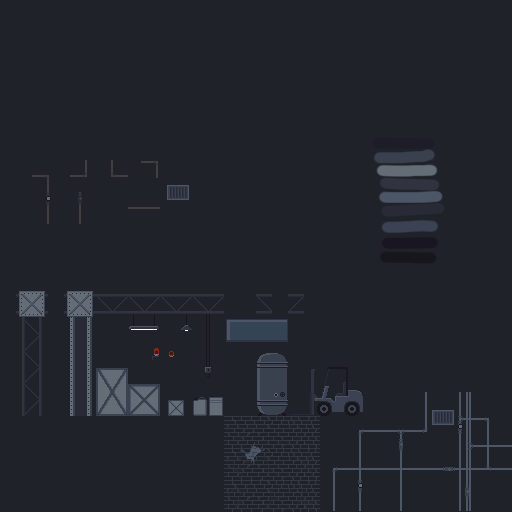
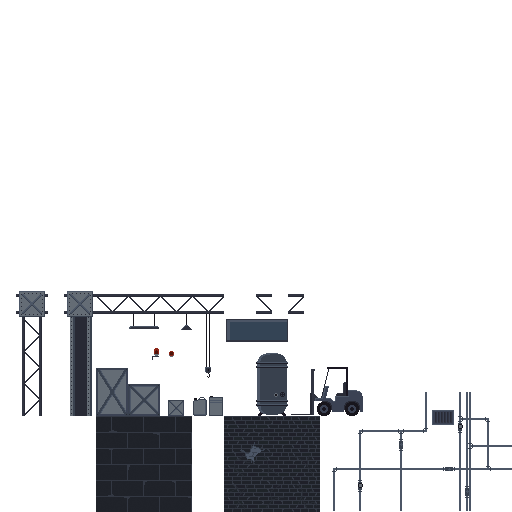
Layered file, before and after one edit (512 x 512). Changes by layer:
removed layer "colors" over [left=207, top=133, right=475, bottom=268]
removed layer "Layer 12" from group "Modular mini pipe" over [left=70, top=160, right=88, bottom=178]
removed layer "Layer 6 copy" from group "Modular mini pipe" over [left=110, top=160, right=128, bottom=178]
removed layer "Layer 10 copy" from group "Modular mini pipe" over [left=167, top=185, right=189, bottom=200]
removed layer "Layer 9" from group "Modular mini pipe" over [left=128, top=207, right=160, bottom=209]
removed layer "Layer 7 copy" from group "Modular mini pipe" over [left=46, top=192, right=51, bottom=224]
removed layer "Layer 7" from group "Modular mini pipe" over [left=78, top=192, right=82, bottom=224]
removed layer "Layer 6 copy 12" from group "Modular mini pipe" over [left=141, top=160, right=159, bottom=178]
removed layer "Layer 6 copy 3" from group "Modular mini pipe" over [left=32, top=174, right=50, bottom=192]
added layer "Wall3 copy 7" (1st of 2) above "Wall3 copy 7" over [left=96, top=480, right=128, bottom=512]
added layer "Wall3 copy 7" (2nd of 2) above "Wall3 copy 4" over [left=128, top=480, right=160, bottom=512]
added layer "Wall3 copy 4" (1st of 2) above "Wall3 copy 6" over [left=96, top=448, right=128, bottom=480]
added layer "Wall3 copy 6" above "Wall3 copy 5" over [left=160, top=480, right=192, bottom=512]
added layer "Wall3 copy 5" above "Wall3 copy 4" over [left=160, top=448, right=192, bottom=480]
added layer "Wall3 copy 4" (2nd of 2) above "Wall3 copy 3" over [left=128, top=448, right=160, bottom=480]
added layer "Wall3 copy 3" above "Wall3 copy 2" over [left=96, top=416, right=128, bottom=448]
added layer "Wall3 copy 2" above "Wall3 copy" over [left=128, top=416, right=160, bottom=448]
added layer "Wall3 copy" above "Wall3" over [left=160, top=416, right=192, bottom=448]
hid "Color Fill 1" over [left=0, top=0, right=512, bottom=512]
